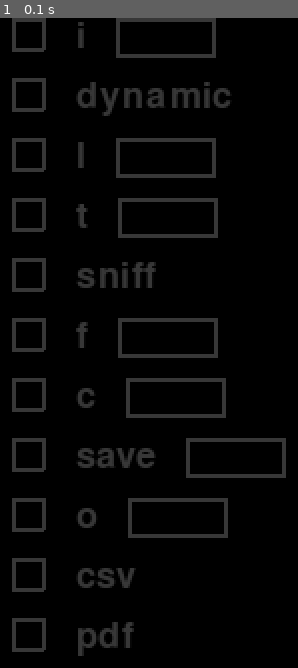
Above: before the commit, frame 1.
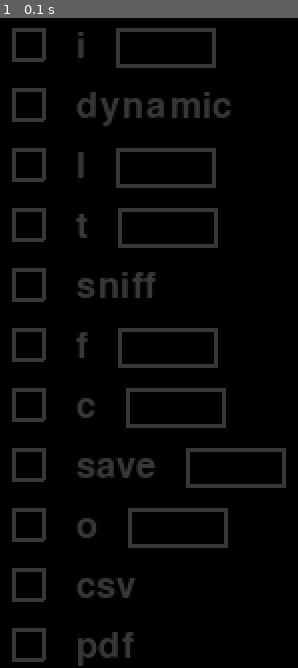
Above: after the commit, the same moment.

Repository: GerElef/pywebwatcher2
Game: pygame game, started from user_io/StartScene.py
Same seed, same stepped clock (60 frames per second), same inputs: the game is played once before the commit and once after it.
Inputs:
- Up to frame 1 (0.1 s): no input

The runs differ from the first frame. In frame 1, 13% of the frame differs, in the area x 4-96%, y 0-100%.

Commit message:
small fixes/improvements added todos

Diff:
--- a/__main__.py
+++ b/__main__.py
@@ -160,7 +160,8 @@
                            title=f"Interface {handler.INTERFACE_IPV4 if handler.INTERFACE_IPV4 else 'dynamic'}",
                            timer=True)
     engine = Engine([ping_scene])
-
+    # TODO make tester non-mandatory
+    # TODO make tester compatible with linux https://github.com/kyan001/ping3/blob/master/ping3.py look at ping fun
     tester_event = Event()
     start_tester(handler.INTERFACE_IPV4, tester_event, handler.LOOP_TIMES, ping_scene)
 
--- a/user_io/PingScene.py
+++ b/user_io/PingScene.py
@@ -280,6 +280,9 @@
         self.draw_stamps(screen, self.GREEN, self.MARINE)
 
 
+# TODO benchmark mem usage of keeping 36k+ objects in memory
+#  I noticed something weird with resource manager (1.5gb committed, working set 8mb ? what was that all about?)
+#  and I think the culprit is pingscene. so, benchmark the memory usage live
 if __name__ == "__main__":
     ping_scene = PingScene(1, 1000, title="Test", timer=True)
     engine = Engine([ping_scene])
--- a/user_io/StartScene.py
+++ b/user_io/StartScene.py
@@ -350,7 +350,7 @@
 
     def createOptionLines(self) -> list[OptionLine]:
         GAP_STEP = 30
-        ypos = 0
+        ypos = 5
         scroll_lines: list[OptionLine] = []
         for option in self.options:
             cbx = None
--- a/user_io/output.py
+++ b/user_io/output.py
@@ -29,8 +29,6 @@
 #  when the chunks end wait for all the processes to finish
 #  make all IO-bound activities with threads on these subprocesses
 #  possibly, make it flag activated
-
-
 
 
 class DataPlotPoint:
